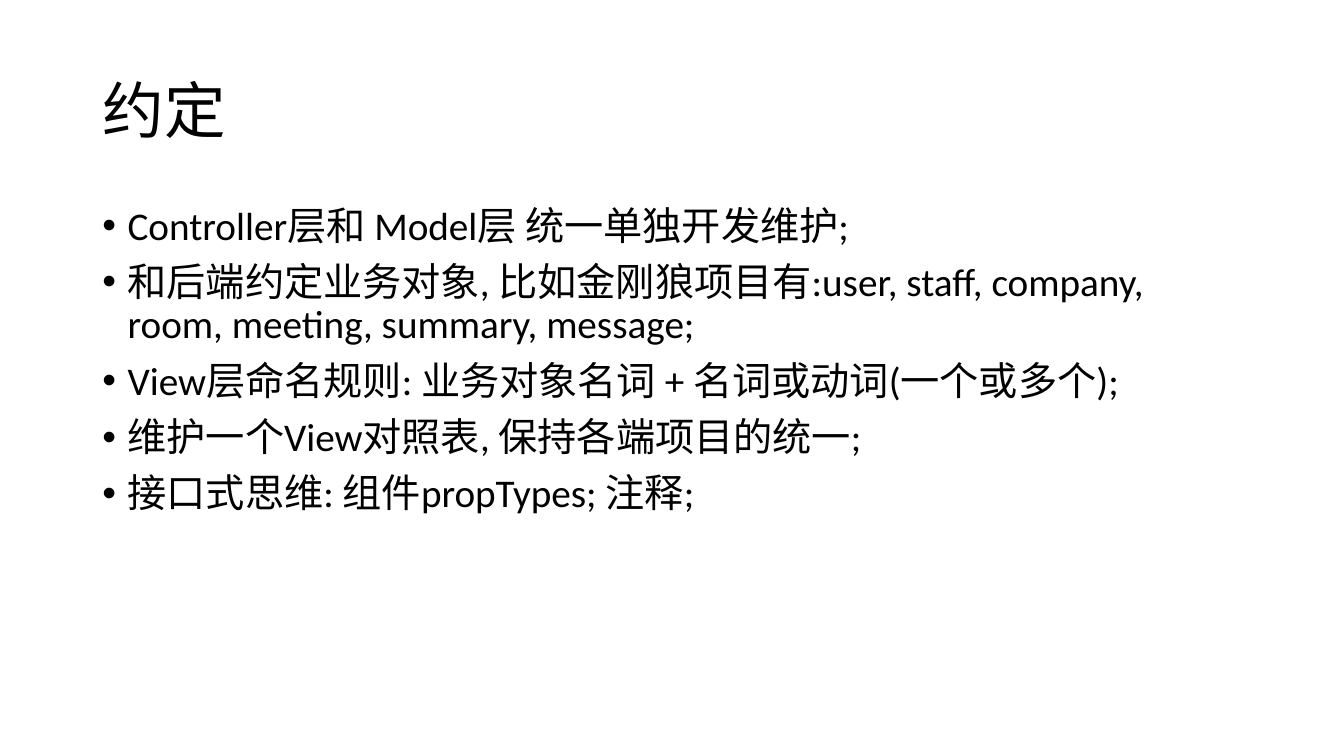
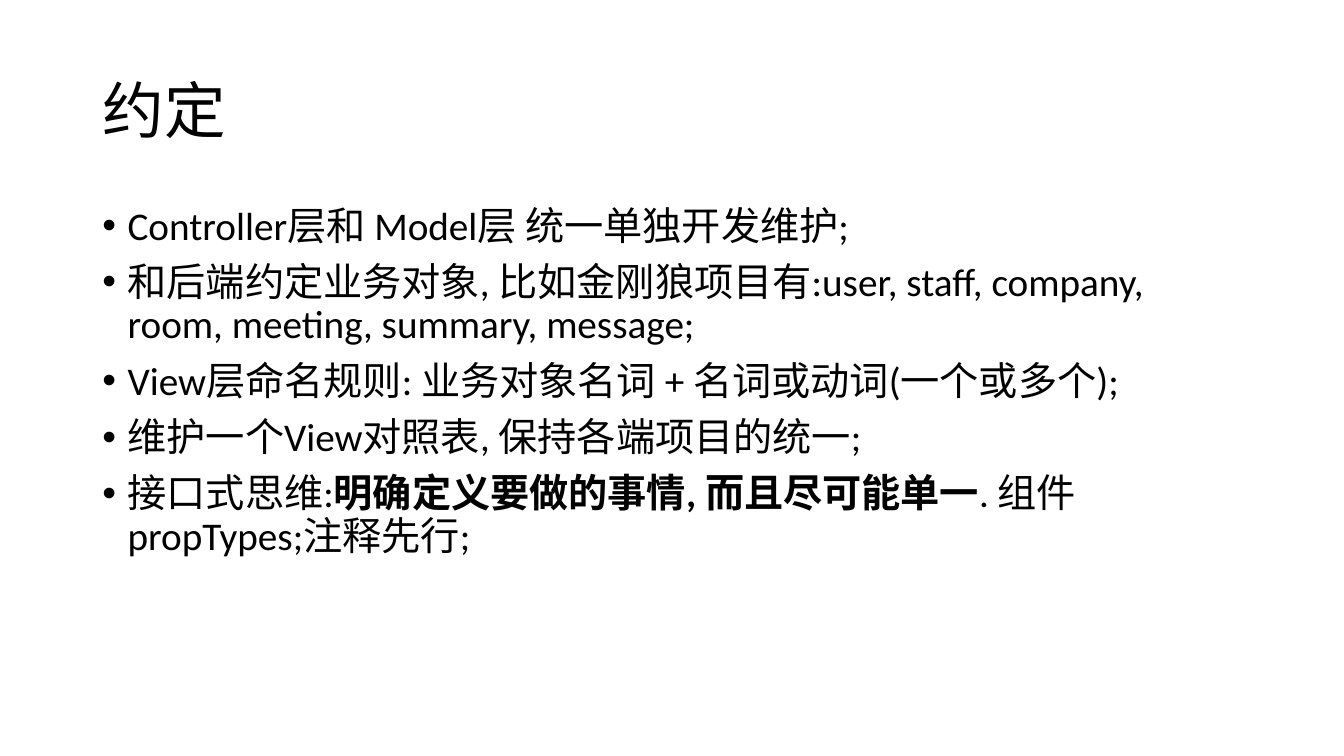
Before and after one commit to Remi-Club/blog, a slide deck: slide 14 of mvc/mvc.pptx. Drawn at 1344x756 pixels with LibreOffice and Linux fonts; fonts in the diff are those of the drawing. Boxes give left, top, right and bottom in pixels: in the first picture for what was removed or moved away, otherwise in the second. Text is boxed around its words. In the diff, an @@ line names an element or a change of style, - is before the commit and + after.

```diff
--- a/mvc/mvc.pptx
+++ b/mvc/mvc.pptx
@@ text at (128, 473, 1076, 557): text changed @@
-• 接口式思维: 组件propTypes; 注释;
+• 接口式思维:明确定义要做的事情, 而且尽可能单一. 组件propTypes;注释先行;
```
Also in this commit, not shown: 1 other file.
